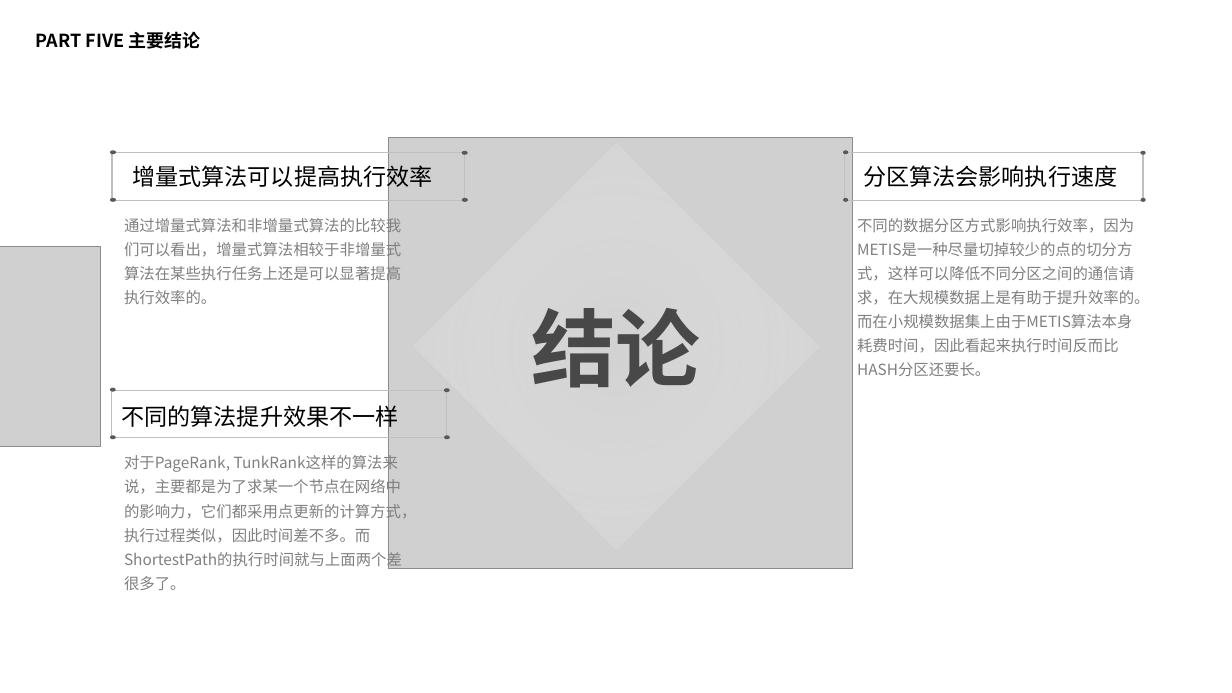
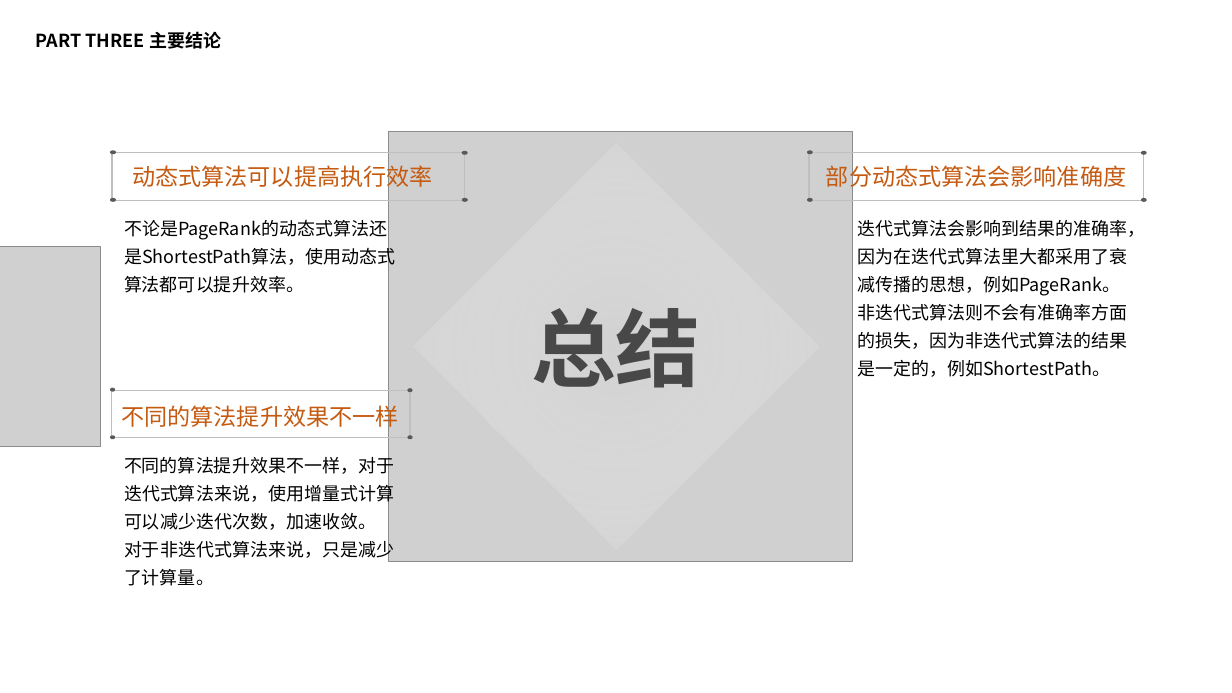
Before and after one commit to zhaobingcn/mypaper, a slide deck: slide 28 of 赵炳-答辩报告 [自动保存].pptx (slide 31 before the commit). Drawn at 1232x693 pixels with LibreOffice and Linux fonts; fonts in the diff are those of the drawing; grey boxes stand for pictures. Boxes give left, top, right and bottom in pixels: in the first picture for what was removed or moved away, otherwise in the second. Text is boxed around its words. In the diff, an @@ line names an element or a change of style, - is before the commit and + after.

```diff
--- a/赵炳-答辩报告 [自动保存].pptx
+++ b/赵炳-答辩报告 [自动保存].pptx
@@ text at (36, 31, 221, 49): text changed @@
-PART FIVE 主要结论
+PART THREE 主要结论
@@ picture: place and size @@
-picture at (389, 138, 853, 568)
+picture at (389, 131, 853, 562)
@@ text at (132, 162, 432, 191): text changed; text colour #000000 to #C55A11 @@
-增量式算法可以提高执行效率
+动态式算法可以提高执行效率
@@ rectangle: place and size @@
-rectangle at (845, 152, 1143, 201)
+rectangle at (809, 152, 1143, 201)
@@ text at (826, 161, 1126, 190): text changed; text colour #000000 to #C55A11 @@
-分区算法会影响执行速度
+部分动态式算法会影响准确度
@@ text at (124, 220, 395, 293): text changed; size 12 to 14 pt; text colour #808080 to #000000 @@
-通过增量式算法和非增量式算法的比较我们可以看出，增量式算法相较于非增量式算法在某些执行任务上还是可以显著提高执行效率的。
+不论是PageRank的动态式算法还是ShortestPath算法，使用动态式算法都可以提升效率。
@@ text at (857, 220, 1145, 377): text changed; size 12 to 14 pt; text colour #808080 to #000000 @@
-不同的数据分区方式影响执行效率，因为METIS是一种尽量切掉较少的点的切分方式，这样可以降低不同分区之间的通信请求，在大规模数据上是有助于提升效率的。而在小规模数据集上由于METIS算法本身耗费时间，因此看起来执行时间反而比HASH分区还要长。
+迭代式算法会影响到结果的准确率，因为在迭代式算法里大都采用了衰减传播的思想，例如PageRank。
+非迭代式算法则不会有准确率方面的损失，因为非迭代式算法的结果是一定的，例如ShortestPath。
@@ text in diamond at (531, 308, 700, 388): text changed @@
-结论
+总结
@@ 4 ellipses: place and size @@
-4 ellipses at (445, 151, 848, 439)
+4 ellipses at (408, 151, 812, 439)
@@ rectangle: place and size @@
-rectangle at (112, 390, 447, 438)
+rectangle at (112, 390, 410, 438)
@@ text "不同的算法提升效果不一样" at (121, 402, 398, 431): text colour #000000 to #C55A11 @@
@@ text at (124, 454, 394, 586): text changed; size 12 to 14 pt; text colour #808080 to #000000 @@
-对于PageRank, TunkRank这样的算法来说，主要都是为了求某一个节点在网络中的影响力，它们都采用点更新的计算方式，执行过程类似，因此时间差不多。而ShortestPath的执行时间就与上面两个差很多了。
+不同的算法提升效果不一样，对于迭代式算法来说，使用增量式计算可以减少迭代次数，加速收敛。
+对于非迭代式算法来说，只是减少了计算量。
```
Also in this commit, not shown: 15 other slides changed, 14 slides added, 13 slides removed, 1 other file.
